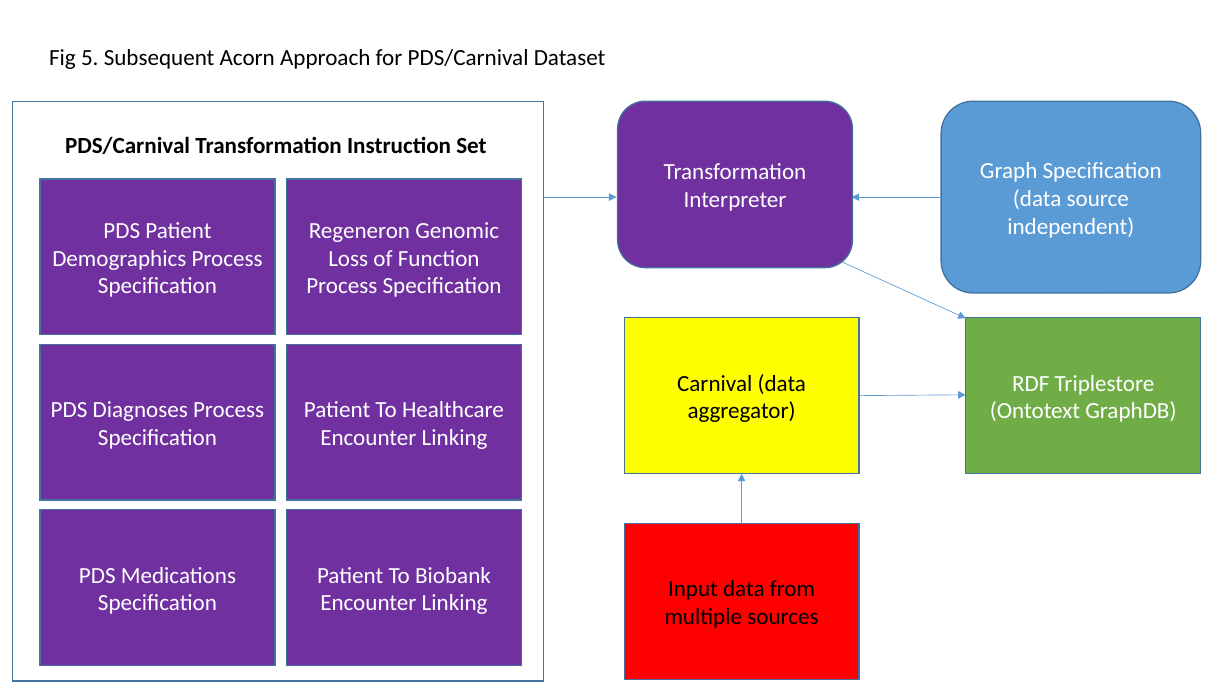
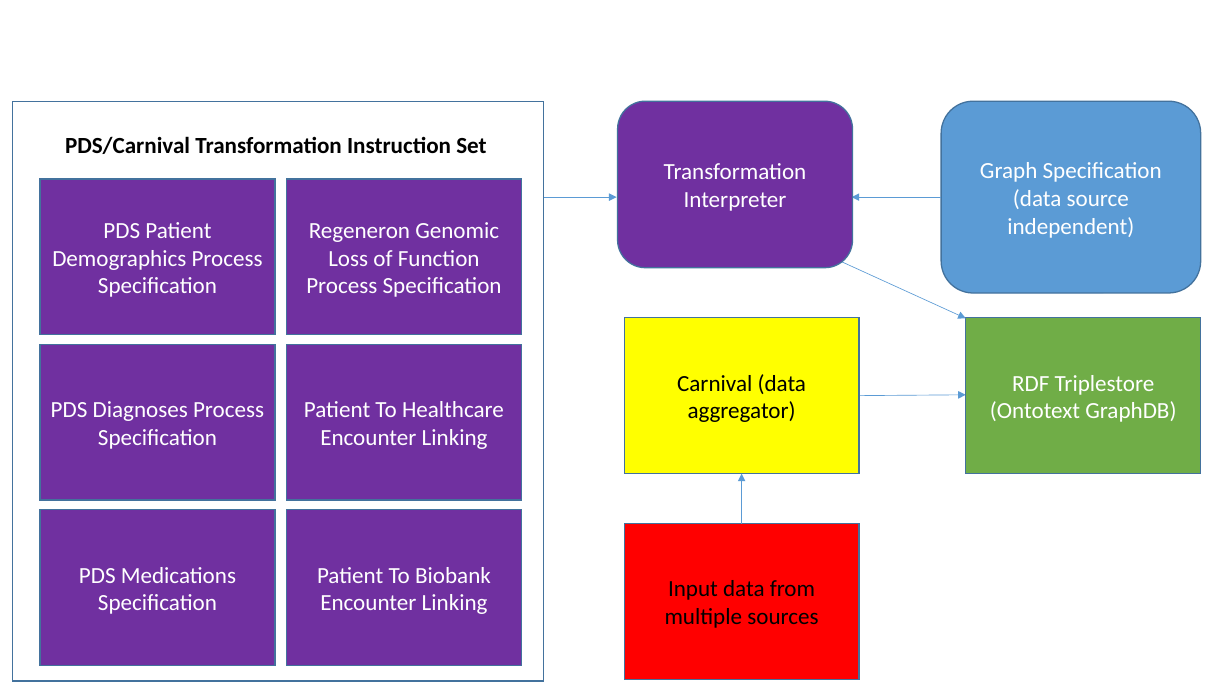
Before and after one commit to PennTURBO/semantic-engine, a slide deck: slide 5 of Acorn_diagrams.pptx. Drawn at 1232x693 pixels with LibreOffice and Linux fonts; fonts in the diff are those of the drawing. Boxes give left, top, right and bottom in pixels: in the first picture for what was removed or moved away, otherwise in the second. Text is boxed around its words. In the diff, an @@ line names an element or a change of style, - is before the commit and + after.

```diff
--- a/Acorn_diagrams.pptx
+++ b/Acorn_diagrams.pptx
@@ text removed at [49, 49, 606, 69] @@
-Fig 5. Subsequent Acorn Approach for PDS/Carnival Dataset
```
Also in this commit, not shown: 5 other slides changed, 1 slide added, 1 other file.
